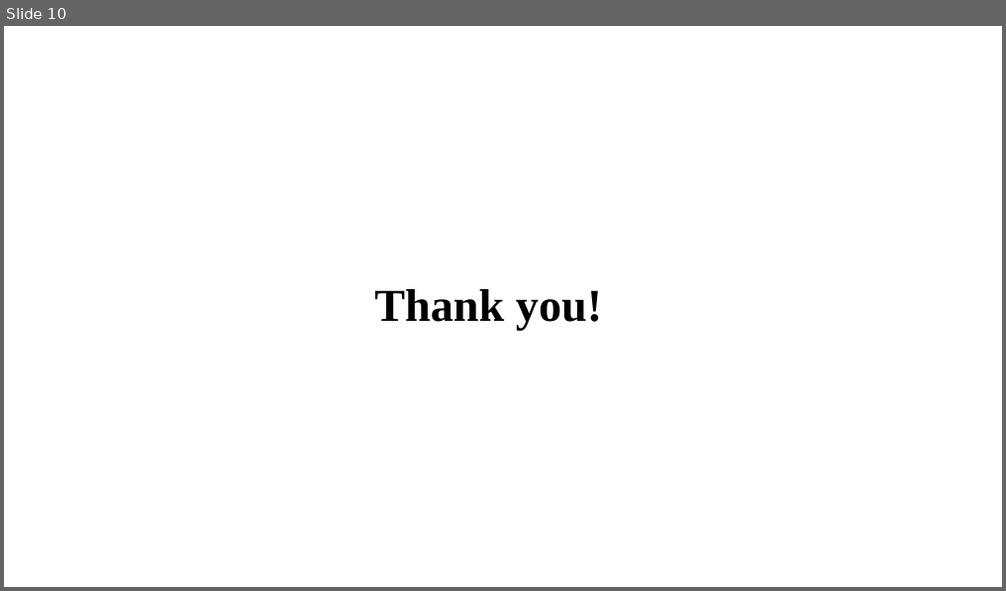
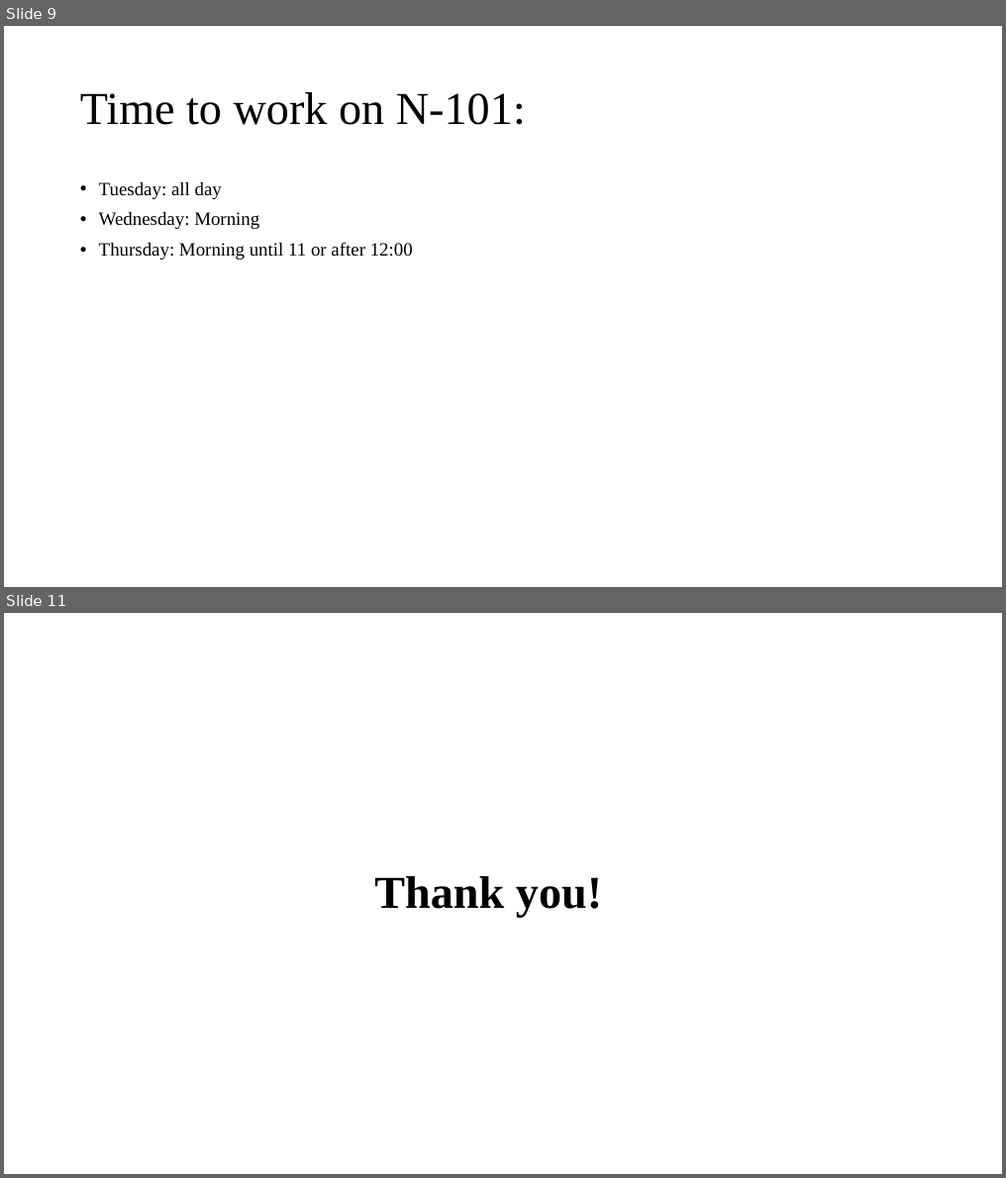
Before and after one commit to tilakpandya/Face_Recognition_Using_Thermal_Images, a slide deck: CRI AI Camaras.pptx. Shown one above the other, each under a label of ours: slide 10 before the commit, slides 9 and 11 after it; the slides between them are not shown. The pictures are 1006x591 and 1006x1178 pixels, drawn with LibreOffice and Linux fonts; fonts in the diff are those of the drawing; background and template pictures are left out. Boxes give left, top, right and bottom in pixels: in the first picture for what was removed or moved away, otherwise in the second. Text is boxed around its words. In the diff, an @@ line names an element or a change of style, - is before the commit and + after.

```diff
--- a/CRI AI Camaras.pptx
+++ b/CRI AI Camaras.pptx
@@ slide 9 added at [4, 26, 1002, 587], background picture (left out) @@
@@ title added at [80, 92, 526, 125], 44 pt, text #000000 @@
+Time to work on N-101:
@@ text added at [99, 182, 413, 260], 18 pt, text #000000 @@
+• Tuesday: all day
+• Wednesday: Morning
+• Thursday: Morning until 11 or after 12:00
@@ what was slide 10 is now slide 11 @@
```
Also in this commit, not shown: 2 slides changed, 1 other file.
